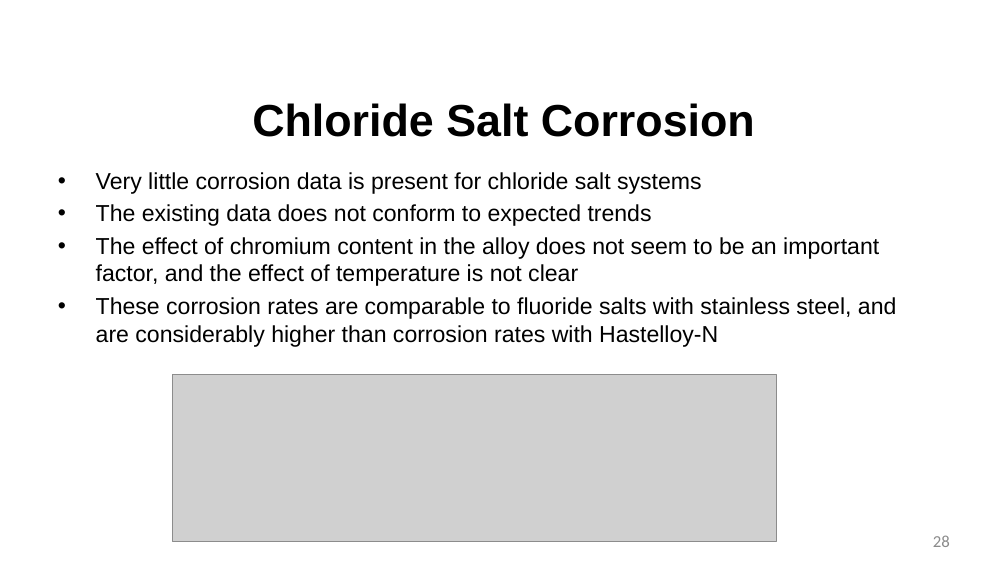
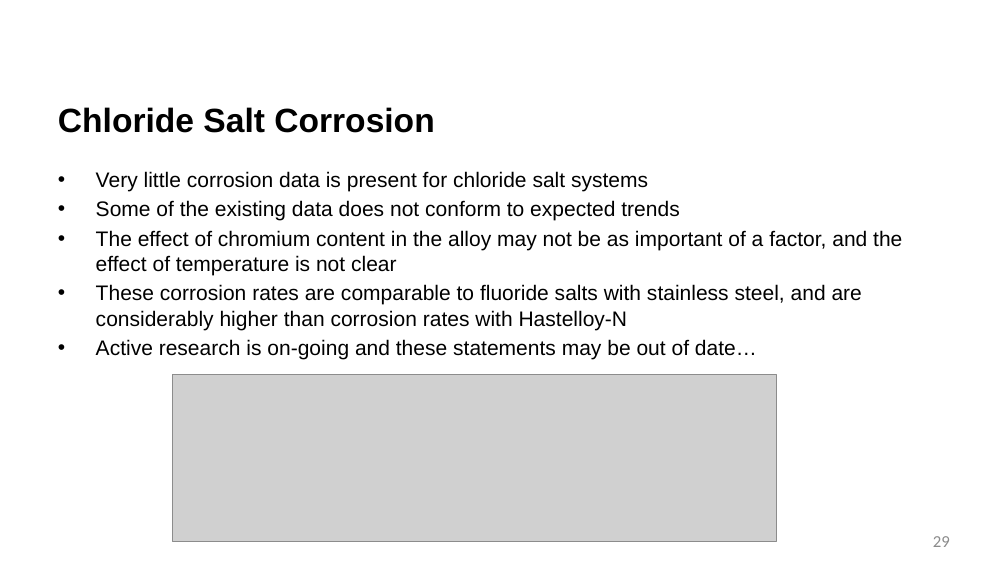
Before and after one commit to benbeeler/TEACHING, a slide deck: slide 29 of Advanced Reactor Materials/Fall2025/Lec14_MoltenSalts.pptx (slide 28 before the commit). Drawn at 1008x567 pixels with LibreOffice and Linux fonts; fonts in the diff are those of the drawing; grey boxes stand for pictures; background and template pictures are left out. Boxes give left, top, right and bottom in pixels: in the first picture for what was removed or moved away, otherwise in the second. Text is boxed around its words. In the diff, an @@ line names an element or a change of style, - is before the commit and + after.

```diff
--- a/Advanced Reactor Materials/Fall2025/Lec14_MoltenSalts.pptx
+++ b/Advanced Reactor Materials/Fall2025/Lec14_MoltenSalts.pptx
@@ title "Chloride Salt Corrosion" at [58,107,434,133]: size 42.7 to 32 pt; alignment centre to left @@
@@ text at [96,171,862,330]: size 22 to 20 pt in "Very little corrosion data is present for ...", "These corrosion rates are comparable to fluoride ..." @@
@@ text at [96,200,902,276]: text changed; size 22 to 20 pt @@
-• The existing data does not conform to expected trends
-• The effect of chromium content in the alloy does not seem to be an important factor, and the effect of temperature is not clear
+• Some of the existing data does not conform to expected trends
+• The effect of chromium content in the alloy may not be as important of a factor, and the effect of temperature is not clear
@@ text at [96,339,757,360]: paragraph added @@
+• Active research is on-going and these statements may be out of date…
@@ page number at [933,536,950,547]: text changed @@
-28
+29
```
Also in this commit, not shown: 25 other slides changed, 4 slides added, 2 slides removed, 6 other files.
